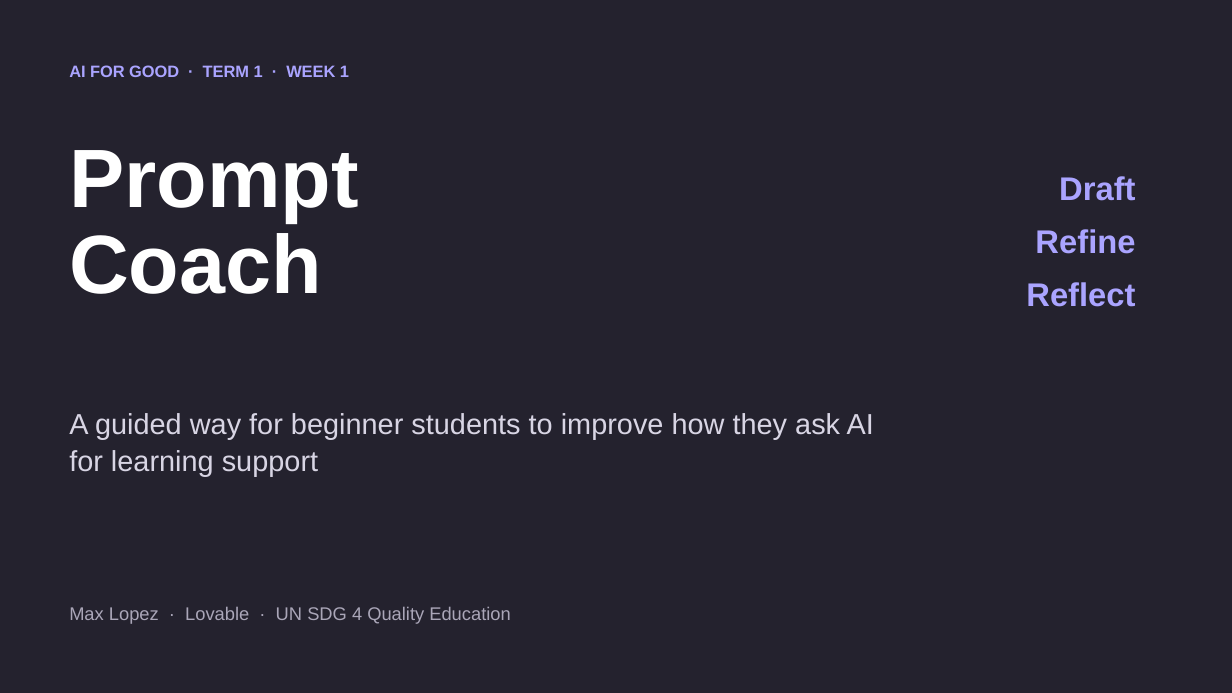
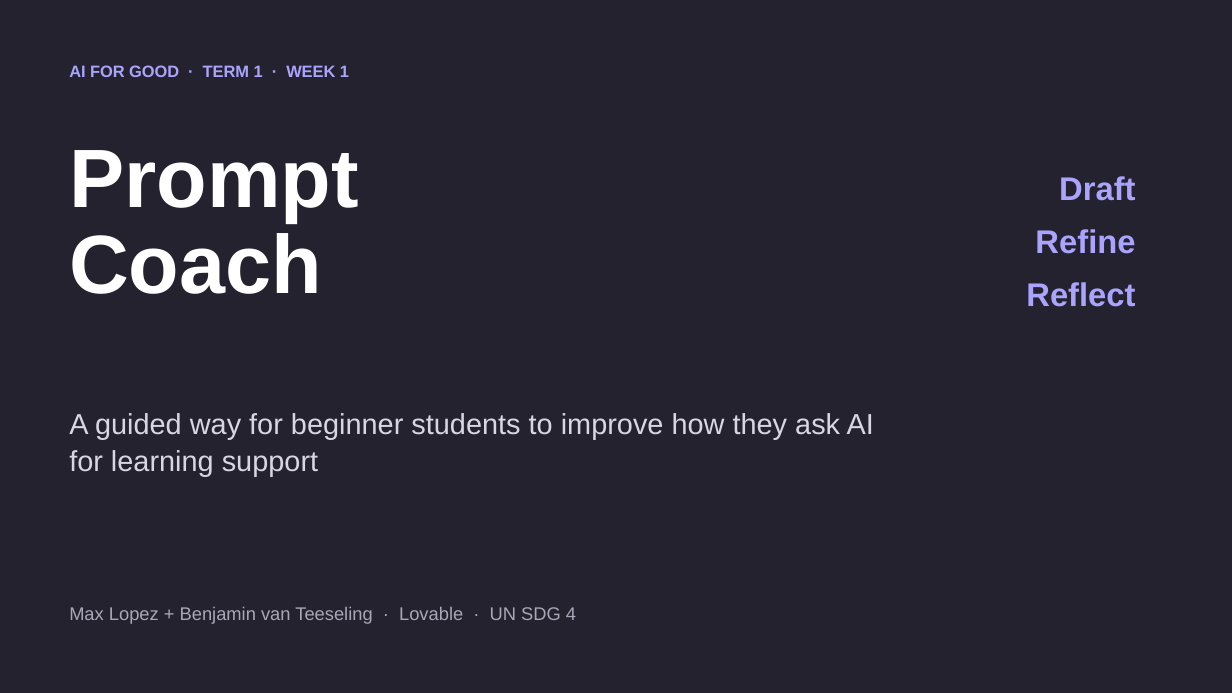
Before and after one commit to Maxlopez02/ai4g-portfolio-MaxLopez, a slide deck: slide 1 of Term 1/Week 1/hackathon/Prompt-Coach-Hackathon-Deck.pptx. Drawn at 1232x693 pixels with LibreOffice and Linux fonts; fonts in the diff are those of the drawing. Boxes give left, top, right and bottom in pixels: in the first picture for what was removed or moved away, otherwise in the second. Text is boxed around its words. In the diff, an @@ line names an element or a change of style, - is before the commit and + after.

```diff
--- a/Term 1/Week 1/hackathon/Prompt-Coach-Hackathon-Deck.pptx
+++ b/Term 1/Week 1/hackathon/Prompt-Coach-Hackathon-Deck.pptx
@@ text at [69, 606, 576, 624]: text changed @@
-Max Lopez · Lovable · UN SDG 4 Quality Education
+Max Lopez + Benjamin van Teeseling · Lovable · UN SDG 4
```
Also in this commit, not shown: 2 other files.
